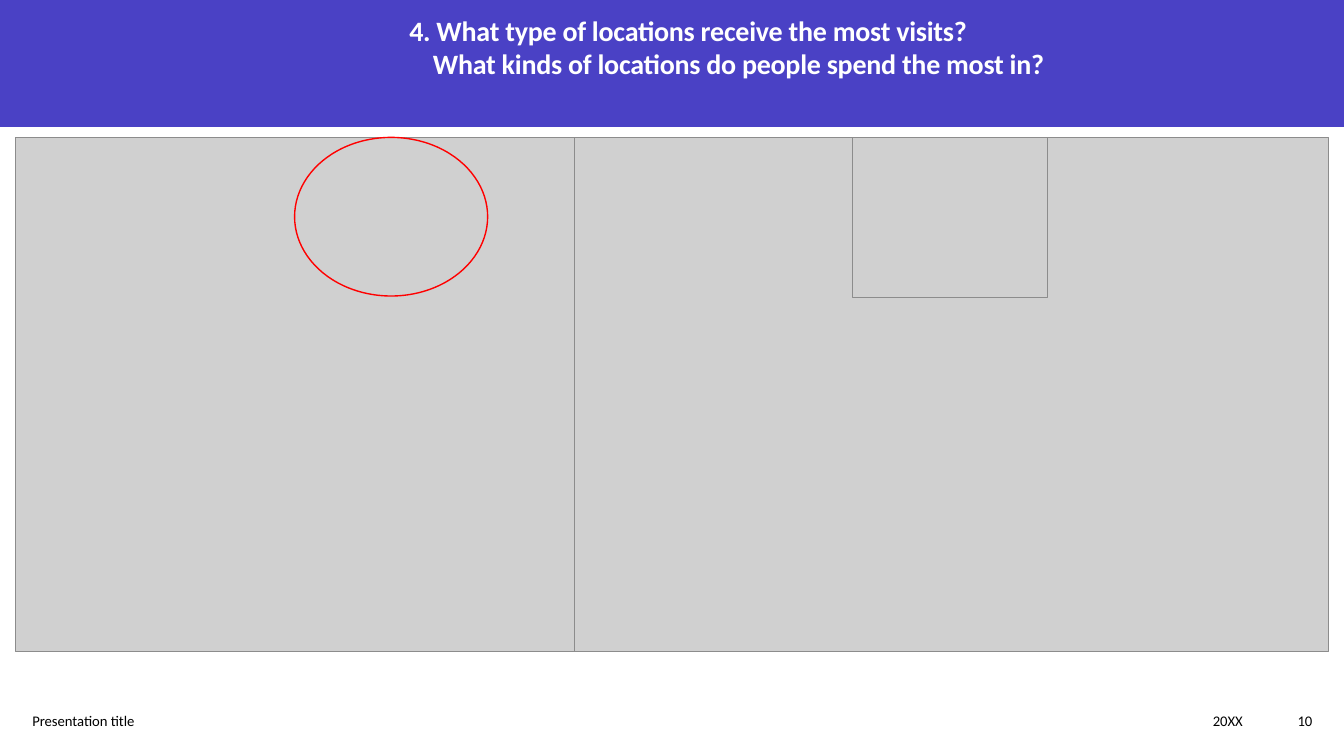
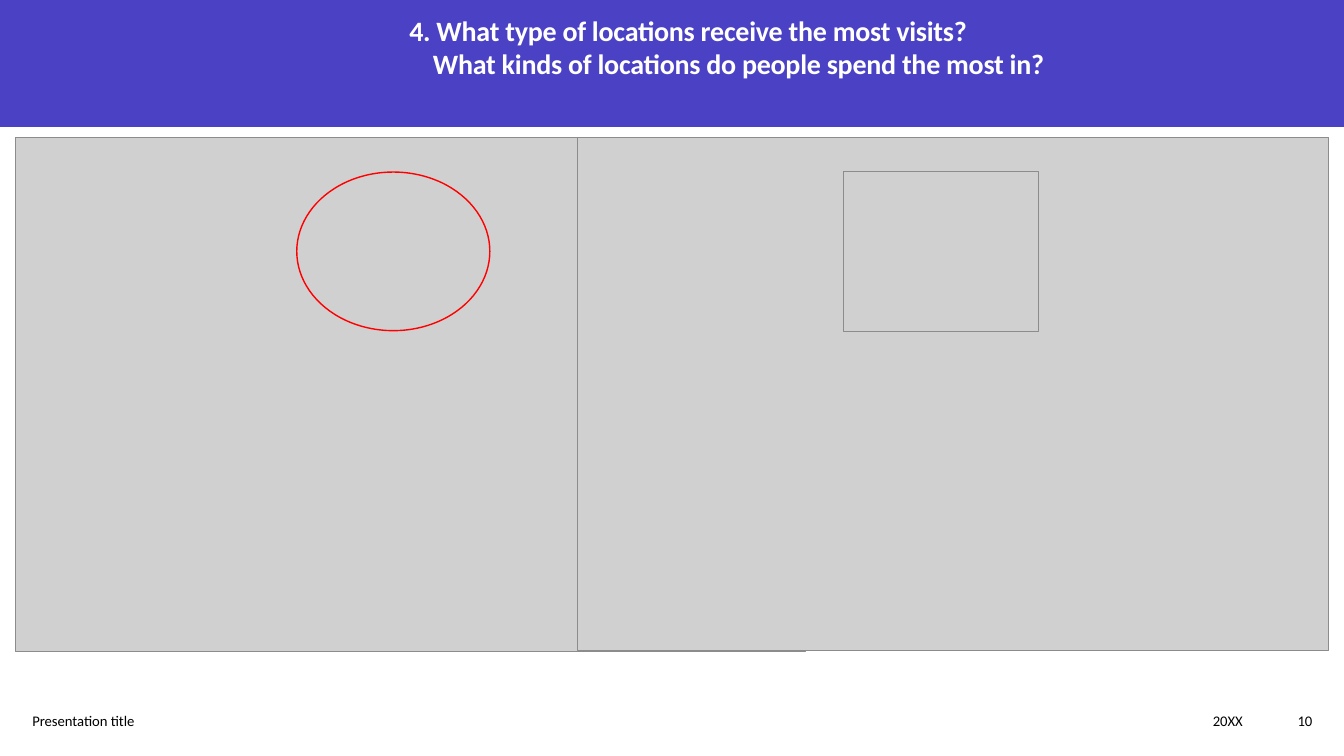
Before and after one commit to neilplenderleith/final_project_visit_scotland, a slide deck: slide 10 of Presentation/final_project_presentation.pptx. Drawn at 1344x756 pixels with LibreOffice and Linux fonts; fonts in the diff are those of the drawing; grey boxes stand for pictures. Boxes give left, top, right and bottom in pixels: in the first picture for what was removed or moved away, otherwise in the second. Text is boxed around its words. In the diff, an @@ line names an element or a change of style, - is before the commit and + after.

```diff
--- a/Presentation/final_project_presentation.pptx
+++ b/Presentation/final_project_presentation.pptx
@@ picture: place and size @@
-picture at <box>15,137,783,651</box>
+picture at <box>15,137,806,651</box>
@@ ellipse: place and size @@
-ellipse at <box>294,137,488,295</box>
+ellipse at <box>296,172,490,331</box>
@@ picture: place and size @@
-picture at <box>853,137,1048,297</box>
+picture at <box>843,171,1037,332</box>
```
Also in this commit, not shown: 2 other slides changed, 5 slides added, 2 other files.
